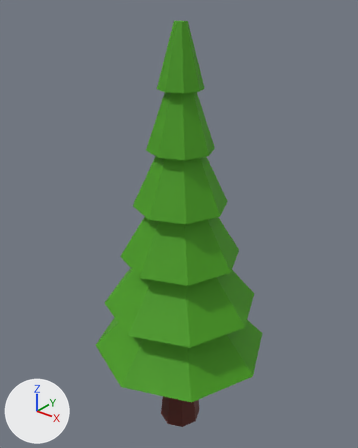
The OBJ model app/assets/low_poly_pine.obj, before and after one commit.
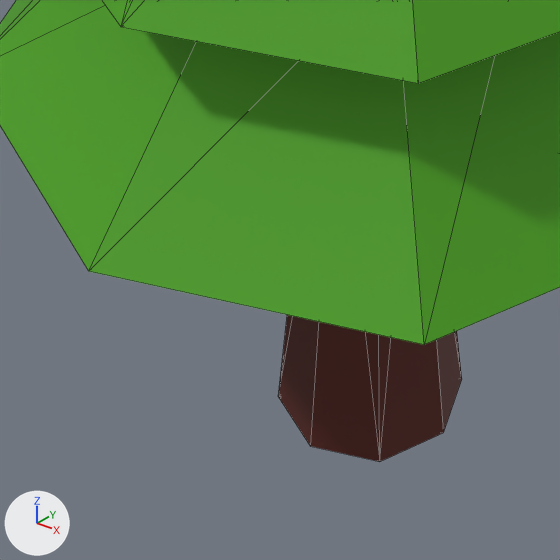
There are two pictures of each version: one whole from a 50 mm lens placed at (8.82, -11.11, 14.95), pointed at (-0.32, 0.32, 7.86), one close up on the part from 29% to 61% of the width and 74% to 100% of the height. Every picture has the same lights, and +X, +Y and +Z are marked at lower left. The close-ups show mesh edges as thin lines. Where no turn or scale is listed for an object, it has been applied to the vertices.

The scene before the commit, as lines of its bpy script (objects in view):
```python
me_cylinder = bpy.data.meshes.new('Cylinder')
me_cylinder.from_pydata(...)  # 112 vertices, 220 faces; spans x -3.0..3.0, y -3.0..3.0, z 0.0..14.05
# faces by material slot: [22, 198]
me_cylinder.materials.append(mat_wood)  # dark red #551f16
me_cylinder.materials.append(mat_leafes)  # green #479c12
ob_cylinder = bpy.data.objects.new('Cylinder', me_cylinder)
ob_cylinder.location = (0.0, 0.0, 0.0)
```
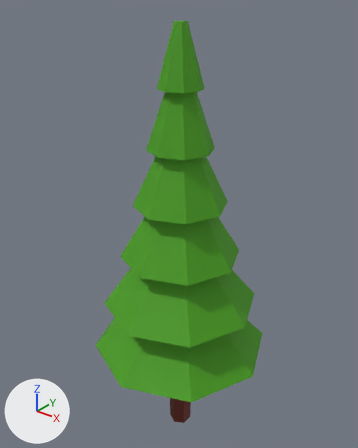
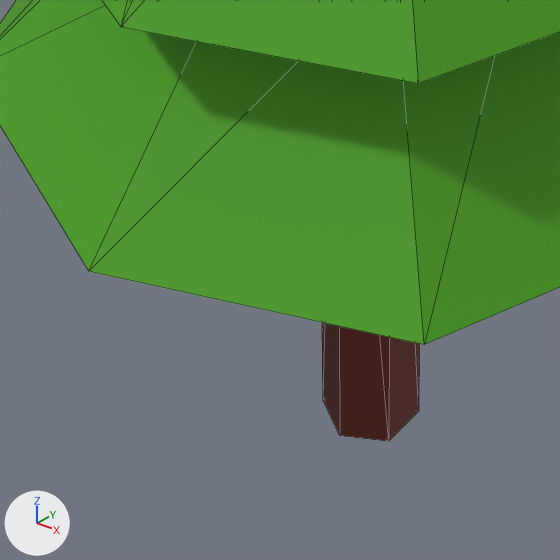
What changed in the scene script:
```text
Change me_cylinder:
    used by ob_cylinder; location = (0.0, 0.0, 0.0)
    remove me_cylinder.from_pydata(...)  # 112 vertices, 220 faces; spans x -3.0..3.0, y -3.0..3.0, z 0.0..14.05
    add me_cylinder.from_pydata(...)  # 108 vertices, 202 faces; spans x -3.0..3.0, y -3.0..3.0, z -0.19..14.05
    me_cylinder part 1: a new loose piece, a 6-sided cylinder along z spanning x -0.34..0.34, y -0.4..0.4, z -0.19..5.83, in mat_wood (dark red #66251a)
    me_cylinder part 2
    16 vertices are removed from x -0.74..0.74, y -0.77..0.77, z 0.0..3.52
    38 faces are deleted
```

Pixel boxes (x1, y1, x2, y2) of what changed, in the close-ups (560 x 560 px):
'Cylinder', reshaped: before (0, 0, 560, 462); after (0, 0, 560, 441)
part 1 of me_cylinder, added (red): after (322, 322, 419, 441)
part 2 of me_cylinder, deleted: before (278, 315, 462, 462)
